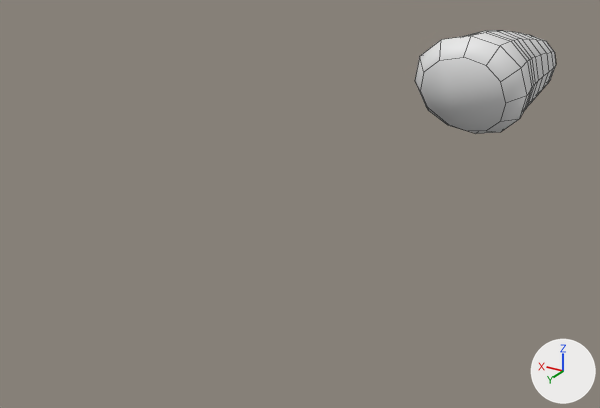
What one commit did to the FBX model Periode 3 project/Assets/Models/cats/Paw/grey cat paw.fbx.
Both versions are drawn from a 50 mm camera at (-0.92, 2.65, 0.9) aimed at (0.23, 0.74, -0.05). The axes (+X, +Y, +Z) are drawn at lower right. The lights are the same throughout. Mesh edges are drawn as thin lines. Where no turn or scale is listed for an object, it has been applied to the vertices.

In view in the first picture: 'grey cat paw'.
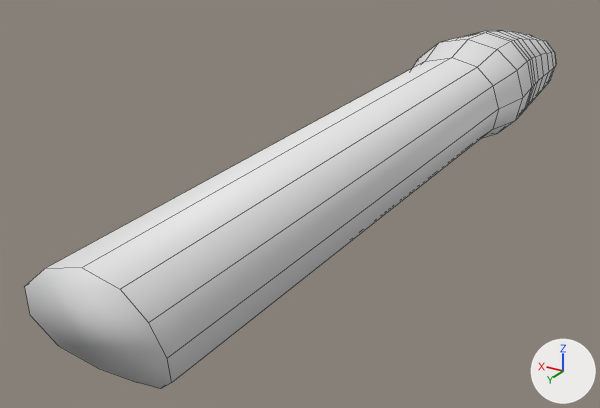
Commit message: small paw changes

The change, as a list of edits to the scene's bpy script:
```text
Change me_cube_008:
    used by ob_grey_cat_paw; location = (0.0, 0.0, 0.0)
    remove me_cube_008.from_pydata(...)  # 165 vertices, 159 faces; spans x -0.19..0.196, y -0.799..0.103, z -0.043..0.333
    add me_cube_008.from_pydata(...)  # 177 vertices, 171 faces; spans x -0.183..0.193, y -0.799..1.819, z -0.043..0.326
    me_cube_008 part 1
    1 face is deleted
    24 vertices move from x -0.19..0.196, y -0.093..0.103, z -0.039..0.333 to x -0.183..0.193, y -0.071..0.176, z -0.036..0.326
    12 vertices are added at x -0.142..0.148, y 1.707..1.819, z -0.006..0.273
    13 new faces join them
```

What differs and where, as boxes (x1, y1, x2, y2) in the pictures (600 x 408 px):
'grey cat paw', reshaped (275% wider, 243% taller): before (415, 30, 556, 134); after (25, 30, 556, 389)
part 1 of me_cube_008, built on: before (415, 32, 531, 134); after (25, 32, 531, 389)
